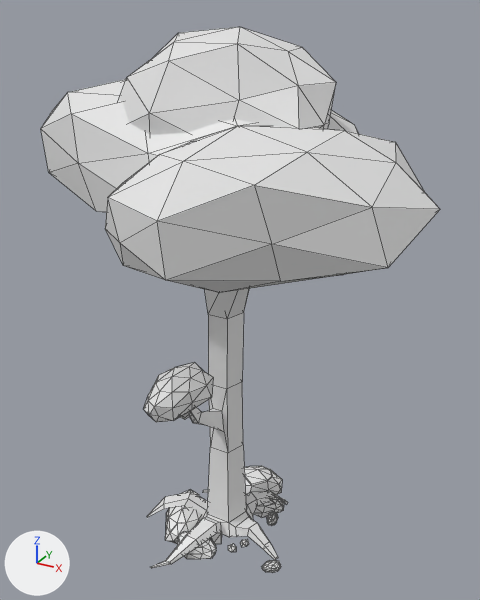
The Blender file Assets/Models/Environment/Tree03.blend, before and after one commit.
Rendered twice from a camera (50 mm lens) standing at (6.82, -11.67, 11.72) and looking at (0.23, 0.32, 5.72). Lighting does not change. The marker at lower left points along +X, +Y and +Z. Mesh edges are drawn as thin lines.
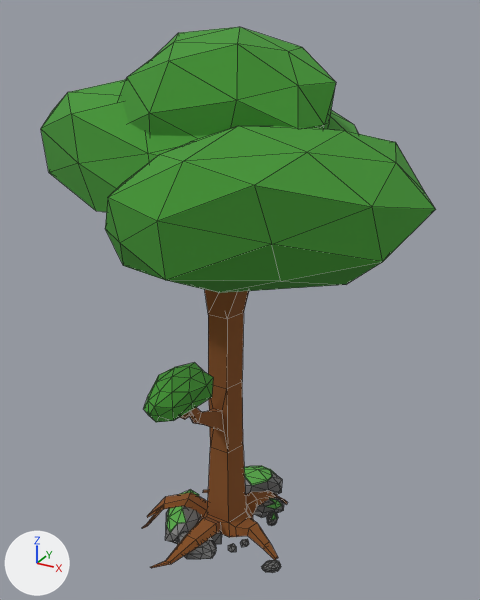
Location of each change, [x1, y1, x2, y2] in pixels of the pictures (480 x 600 px; the box of a moved part takes in the faces that stretch with it):
'Cylinder', reshaped: before [41, 27, 440, 573]; after [41, 27, 436, 573]
part 1 of me_cylinder, moved or reshaped: before [208, 163, 440, 319]; after [208, 163, 436, 319]
part 2 of me_cylinder, built on: before [147, 499, 188, 518]; after [142, 499, 188, 528]
part 3 of me_cylinder, moved or reshaped: before [146, 44, 299, 156]; after [146, 44, 298, 156]
part 4 of me_cylinder, recoloured (white to green): [41, 27, 424, 422] in both
part 5 of me_cylinder, recoloured (grey to brown): [147, 290, 287, 568] in both
part 6 of me_cylinder, recoloured: [165, 471, 284, 573] in both
part 7 of me_cylinder, recoloured (white to green): [167, 466, 282, 532] in both

What changed in the scene script:
```text
Add mat_log:
    mat_log = principled_material('Log')
    mat_log.base_color = (0.246, 0.0814, 0.0158)  # brown #885122
    mat_log.roughness = 1.0
Add mat_grass:
    mat_grass = principled_material('Grass')
    mat_grass.base_color = (0.105, 0.42, 0.0738)  # green #5bad4d
    mat_grass.roughness = 1.0
Add mat_stone:
    mat_stone = principled_material('Stone')
    mat_stone.base_color = (0.147, 0.147, 0.147)  # dark grey #6b6b6b
Add mat_leaf:
    mat_leaf = principled_material('Leaf')
    mat_leaf.base_color = (0.0584, 0.311, 0.0348)  # green #449734
    mat_leaf.roughness = 1.0
Change me_cylinder:
    used by ob_cylinder; location = (0.0, 0.0, 0.38); scale = (0.4, 0.4, 0.4)
    verts and faces of me_cylinder; kept vertices keep their numbers, new ones are numbered from 790
    before: 601 (3.4, -4.5, 23.9) at pixel (237, 125), 699 (3.2, -4.1, 24.8) at pixel (239, 100)
    remove me_cylinder.from_pydata(...)  # 790 vertices, 1228 faces; spans x -11.1..11.5, y -10.3..10.6, z -2.6..27.6
    add me_cylinder.from_pydata(...)  # 806 vertices, 1244 faces; spans x -11.1..11.3, y -10.3..10.6, z -2.6..27.6
    me_cylinder part 1
    31 faces are deleted
    5 vertices move from x 4.7..11.5, y -5.2..-2.2, z 18.0..20.8 to x 4.7..11.3, y -5.0..-2.2, z 17.4..20.8
    31 new faces join them, mat_log (brown #885122)
    me_cylinder part 2
    4 faces are deleted
    16 vertices are added at x -4.7..-3.6, y -2.9..-1.7, z -2.5..-1.1
    20 new faces join them, mat_log (brown #885122)
    me_cylinder part 3
    add verts[601] = (3.3, -4.4, 23.5)  # moved
    add verts[699] = (3.4, -4.6, 24.9)  # moved, pixel (236, 100)
    me_cylinder part 4: 400 faces spanning x -11.1..11.3, y -10.3..10.6, z 9.0..27.6 switch from no material to mat_leaf (green #449734)
    me_cylinder part 5: 248 faces spanning x -7.7..9.0, y -8.4..8.4, z -2.5..20.2 switch from no material to mat_log (brown #885122)
    me_cylinder part 6: 507 faces spanning x -3.7..4.9, y -4.1..4.8, z -2.6..-0.6 switch from no material to mat_stone (dark grey #6b6b6b)
    me_cylinder part 7: 69 faces spanning x -3.6..3.1, y -3.1..4.8, z -1.8..-0.3 switch from no material to mat_grass (green #5bad4d)
```
